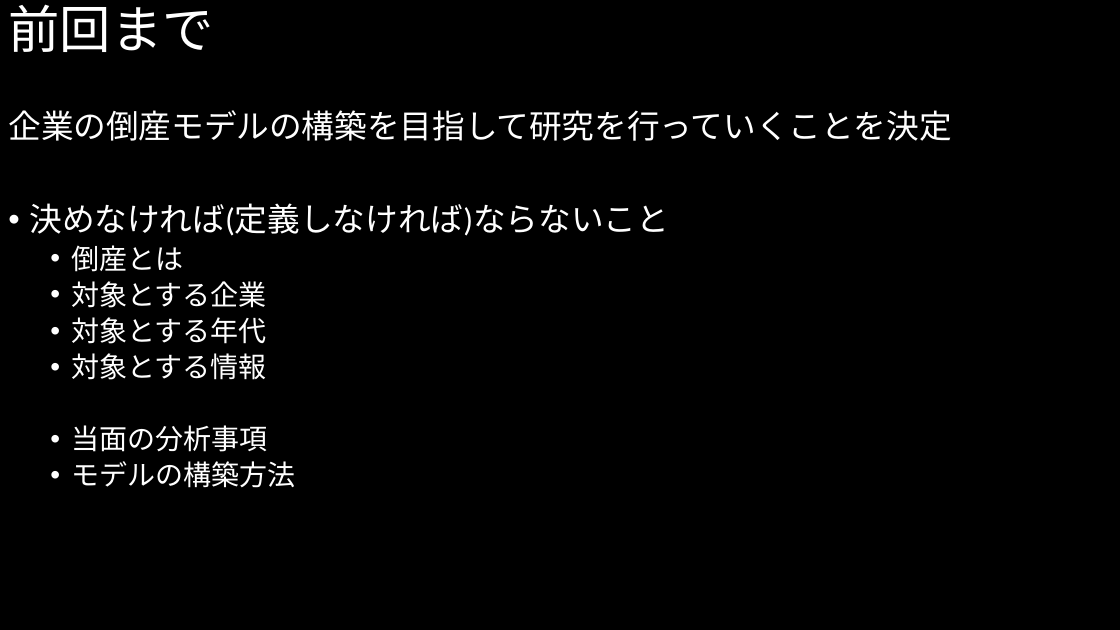
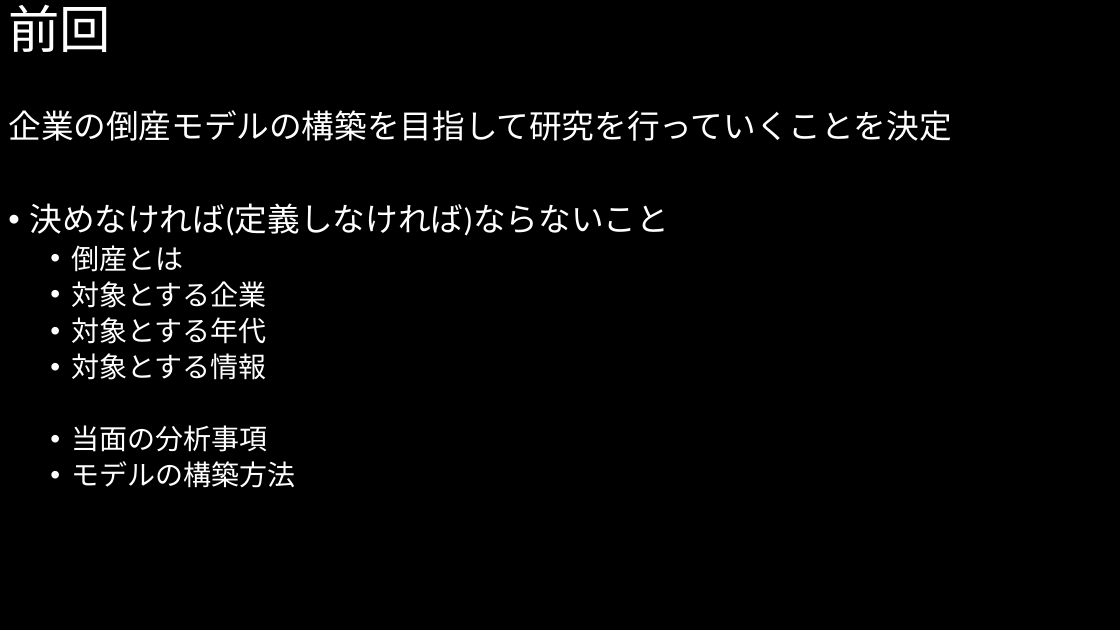
Before and after one commit to MAGA-Phantom/OperationSotsuron, a slide deck: slide 4 of 倒産の研究(仮).pptx (slide 2 before the commit). Drawn at 1120x630 pixels with LibreOffice and Linux fonts; fonts in the diff are those of the drawing. Boxes give left, top, right and bottom in pixels: in the first picture for what was removed or moved away, otherwise in the second. Text is boxed around its words. In the diff, an @@ line names an element or a change of style, - is before the commit and + after.

```diff
--- a/倒産の研究(仮).pptx
+++ b/倒産の研究(仮).pptx
@@ title at bbox=[8, 4, 111, 52]: text changed @@
-前回まで
+前回
```
Also in this commit, not shown: 1 other slide changed, 4 slides added.
